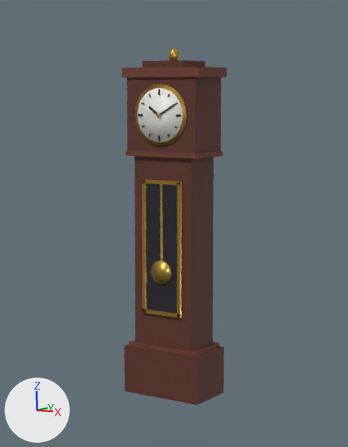
Before and after pictures for a commit that changed the Blender file Art/Source/Props/RelogioPendulo/SM_PRP_RelogioPendulo_Blockout.blend.
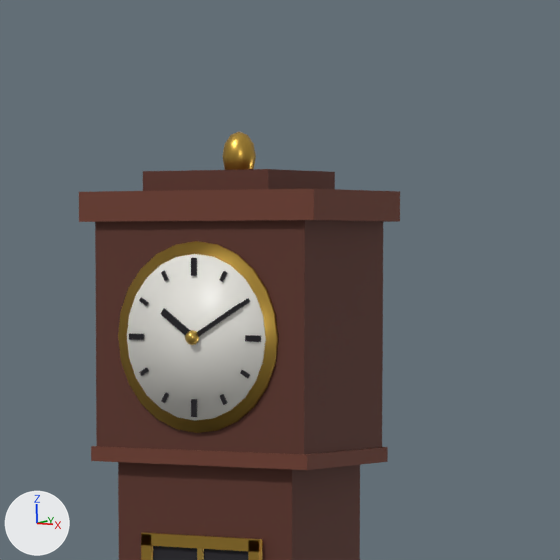
The first picture shows the older version from the file's camera 'CAM_tres_quartos'. The close-ups show the older and then the newer version on the part from 28% to 80% of the width and 1% to 42% of the height of that picture. Only the edits that show in the close-ups are written down. Every picture has the same lights, and +X, +Y and +Z are marked at lower left.

Script lines for the objects in view, before the commit:
```python
me_sm_prp_relogiopendulo = bpy.data.meshes.new('SM_PRP_RelogioPendulo')
me_sm_prp_relogiopendulo.from_pydata(...)  # 430 vertices, 332 faces; spans x -0.28..0.28, y -0.18..0.17, z 0.0..2.18
# faces by material slot: [24, 18, 6, 110, 64, 26, 84]
me_sm_prp_relogiopendulo.materials.append(mat_mat_prp_mogno)  # brown #5a2e22
me_sm_prp_relogiopendulo.materials.append(mat_mat_prp_mognoclaro)  # brown #6e3a2a
me_sm_prp_relogiopendulo.materials.append(mat_mat_prp_sombra)  # black #1c1a22
me_sm_prp_relogiopendulo.materials.append(mat_mat_prp_dourado)  # orange #c9a24a
me_sm_prp_relogiopendulo.materials.append(mat_mat_prp_latao)  # yellow #d9b45a
me_sm_prp_relogiopendulo.materials.append(mat_mat_prp_marfim)  # white #edebe4
me_sm_prp_relogiopendulo.materials.append(mat_mat_prp_preto)  # black #131118
ob_sm_prp_relogiopendulo = bpy.data.objects.new('SM_PRP_RelogioPendulo', me_sm_prp_relogiopendulo)
ob_sm_prp_relogiopendulo.location = (0.0, 0.0, 0.0)
```
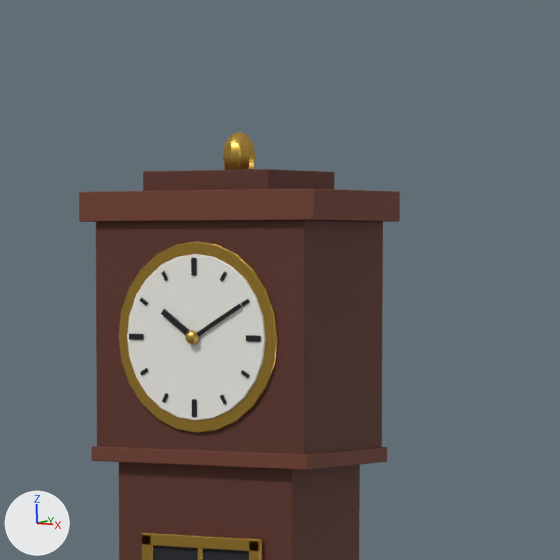
What differs and where, as boxes (x1, y1, x2, y2) in the close-ups (560 x 560 px):
part 1 of me_sm_prp_relogiopendulo, cut back: before (127, 254, 264, 421); after (79, 136, 400, 560)

Patch to the scene script:
```diff
--- a/Art/Source/Props/RelogioPendulo/SM_PRP_RelogioPendulo_Blockout.blend.py
+++ b/Art/Source/Props/RelogioPendulo/SM_PRP_RelogioPendulo_Blockout.blend.py
@@ me_sm_prp_relogiopendulo @@
 # used by ob_sm_prp_relogiopendulo; location = (0.0, 0.0, 0.0)
-me_sm_prp_relogiopendulo.from_pydata(...)  # 430 vertices, 332 faces; spans x -0.28..0.28, y -0.18..0.17, z 0.0..2.18
+me_sm_prp_relogiopendulo.from_pydata(...)  # 2190 vertices, 2092 faces; spans x -0.28..0.28, y -0.18..0.17, z 0.0..2.18
+# me_sm_prp_relogiopendulo part 1: 18 vertices moved within x -0.01..0.01, y -0.18..-0.16, z 1.76..1.93; 1760 vertices added at x -0.28..0.28, y -0.18..0.16, z 0.0..2.16
 me_sm_prp_relogiopendulo.materials.append(mat_mat_prp_mogno)
```
